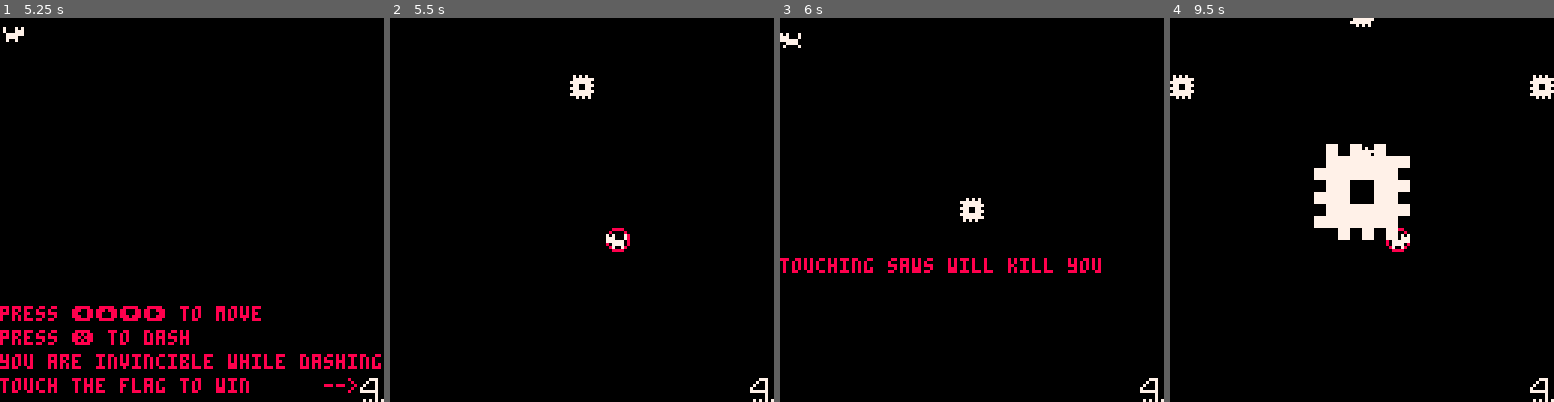
Above: before the commit, frames 1-4 (left to right).
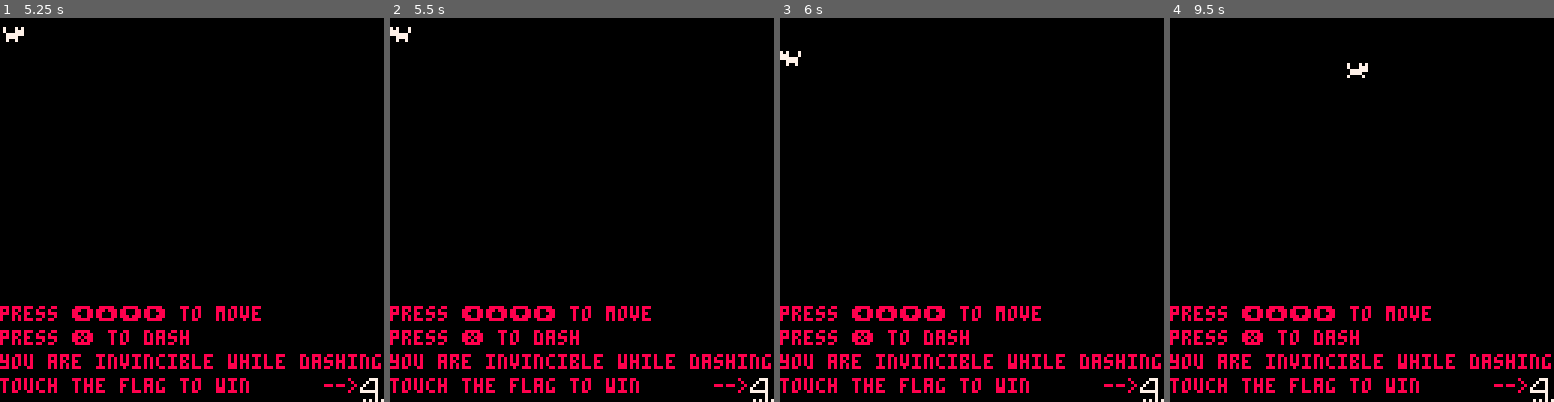
Above: after the commit, the same moments.

Repository: DPS2004/ld45
Game: PICO-8 cartridge ld45.p8
The game is run twice, just before and just after one commit, with the same random seed, the same clock (stepped at 60 frames per second) and the same inputs.
Inputs:
- Up to frame 1 (5.25 s): tap X (X key) at 0.33, 1.07, 1.85, 2.97, 4.08, 5.2 s; tap O (Z key) at 0.7, 1.7, 2.1, 2.5, 2.9, 3.3, 3.7, 4.1, 4.5, 4.9 s; hold Right 1.6-2.1 s; hold Up 2.15-2.42 s; hold Right 2.47-3.03 s; hold Left 3.08-3.58 s; hold Down 3.63-3.97 s; hold Right 4.02-4.68 s; hold Up 4.73-5.03 s; hold Left from 5.08 s (still down)
- Up to frame 2 (5.5 s): keep holding Left; tap O (Z key) at 5.3 s
- Up to frame 3 (6 s): release Left at 5.68 s; tap O (Z key) at 5.7 s; hold Down from 5.73 s (still down)
- Up to frame 4 (9.5 s): release Down at 6.03 s; hold Right 6.08-6.58 s; tap O (Z key) every 0.4 s from 6.1 to 9.3 s; tap X (X key) at 6.32, 7.43, 8.55 s; hold Right 6.63-7.13 s; hold Up 7.18-7.45 s; hold Right 7.5-8.07 s; hold Left 8.12-8.62 s; hold Down 8.67-9 s; hold Right from 9.05 s (still down)

Frame 1 is identical in both runs. In frame 2, 5.4% of the frame differs, in the area x 0-100%, y 2-98%; in frame 3, 6.6%; in frame 4, 10%, in the area x 0-100%, y 0-98%.

Commit message:
games done

Diff:
--- a/ld45.p8
+++ b/ld45.p8
@@ -1,6 +1,11 @@
 pico-8 cartridge // http://www.pico-8.com
 version 18
 __lua__
+-- buzzsaw cat
+-- by dps2004
+
+
+
 function _init()
 	player = {x=0,y=0,ox = 0, oy = 0, i = 0,f=false,sprite = 1,animcooldown = 0,speed = 1,cooldown = 0, reset = false,binvuln=0}
 	boss = {x=60,y=60,f=false,hp=10,sprite=14,walki=0,phase=0,ai = 10}
@@ -13,6 +18,7 @@
 	starttime = 0
 	bossfinishtime = 0
 	startboss = false
+	deaths = 0
 	bsaws = {}
 end
 function ease(framedur,frame,start,target)
@@ -238,6 +244,7 @@
 				if player.speed !=1 then
 					sfx(2)
 				else
+					deaths += 1
 					player.reset = true
 					player.i = 0
 					player.binvuln = 30
@@ -250,12 +257,13 @@
 	end
 end
 function bosscollide()
-	if player.reset == false and player.binvuln < 0 then
+	if player.reset == false and player.binvuln < 0 and boss.phase != 5 then
 		if player.x >= (boss.x - 5) and player.x <= (boss.x + 7 - 2) then
 			if player.y >= (boss.y - 3) and player.y <= (boss.y + 5) then
 				if player.speed !=1 then
 					sfx(2)
 				else
+					deaths += 1
 					player.reset = true
 					player.i = 0
 					player.binvuln = 30
@@ -275,6 +283,7 @@
 					sfx(2)
 				else
 					s.b = 8
+					deaths += 1
 					player.reset = true
 					player.i = 0
 					player.ox = player.x
@@ -336,10 +345,10 @@
 			player.x = 120
 		end
 		--debug
-		if btnp(4) then
-			player.x = 120
-			player.y = 120
-		end
+	--	if btnp(4) then
+	--		player.x = 120
+	--		player.y = 120
+	--	end
 		if player.x > 113 and player.y > 115 and player.reset == false and level != 9 then
 			player.reset = true
 			level += 1
@@ -502,11 +511,17 @@
 	foreach(bsaws,updatebsaw)
 	foreach(bsaws,bcollide)
 	if player.x > 113 and player.y > 115 and player.reset == false and level == 9 and boss.phase != 5 then
-		player.reset = true
-		player.binvuln = 15
-		player.i = 0
-		player.ox = player.x
-		player.oy = player.y
+		if boss.hp > 1 then
+			player.reset = true
+			player.i = 0
+			player.ox = player.x
+			player.oy = player.y
+			player.binvuln = 15
+		else
+			player.binvuln = 100
+			player.x -= 5
+			player.y -= 5
+		end
 		projectile.i = 0
 		projectile.ox = 120
 		projectile.oy = 120
@@ -548,9 +563,16 @@
 		sfx(24,3)
 	elseif boss.hp == 0 and boss.phase == 4 then
 		bossfinishtime = time()
+		if boss.y < 42 then
+			boss.y = 42
+		end
+		if boss.y > 110 then
+			boss.y = 110
+		end
 		boss.phase = 5
 		boss.sprite = 13
 		projectile.visible = false
+		showtime = true
 		music(22)
 
 	end
@@ -607,6 +629,24 @@
 	if level == 1 and state == "game" and player.y < 70 then
 		print("touching saws will kill you",0,80,8)
 		-- no shit sherlock
+	end
+	if showtime then
+		if time() - bossfinishtime > 3 then
+			ftime = bossfinishtime - starttime
+			print("time: "..ftime.." seconds",0,0,8)
+		end
+		if time() - bossfinishtime > 5 then
+			if deaths == 0 then
+				blurb = ". perfect!"
+			else
+				blurb = "."
+			end
+			print("# of deaths: "..deaths..blurb,0,16,8)
+		end
+		if time() - bossfinishtime > 9  then
+			print("thank you for playing.",0,32,8)
+			print("game made by dps2004",0,120,8)
+		end
 	end
 end
 __gfx__
Not shown, added: ld45.p8.png
